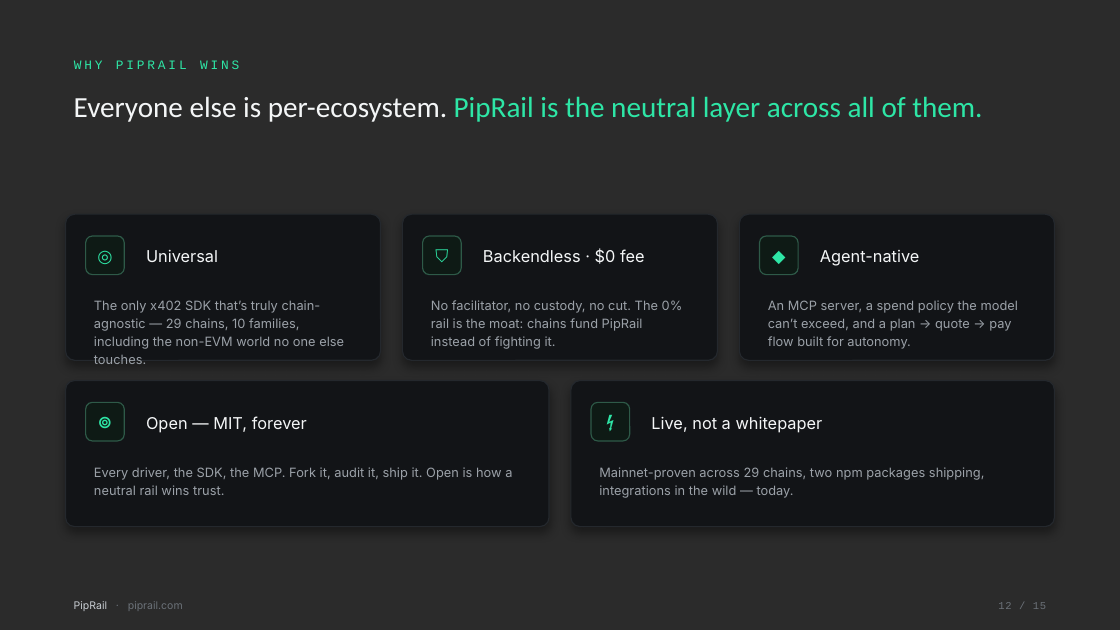
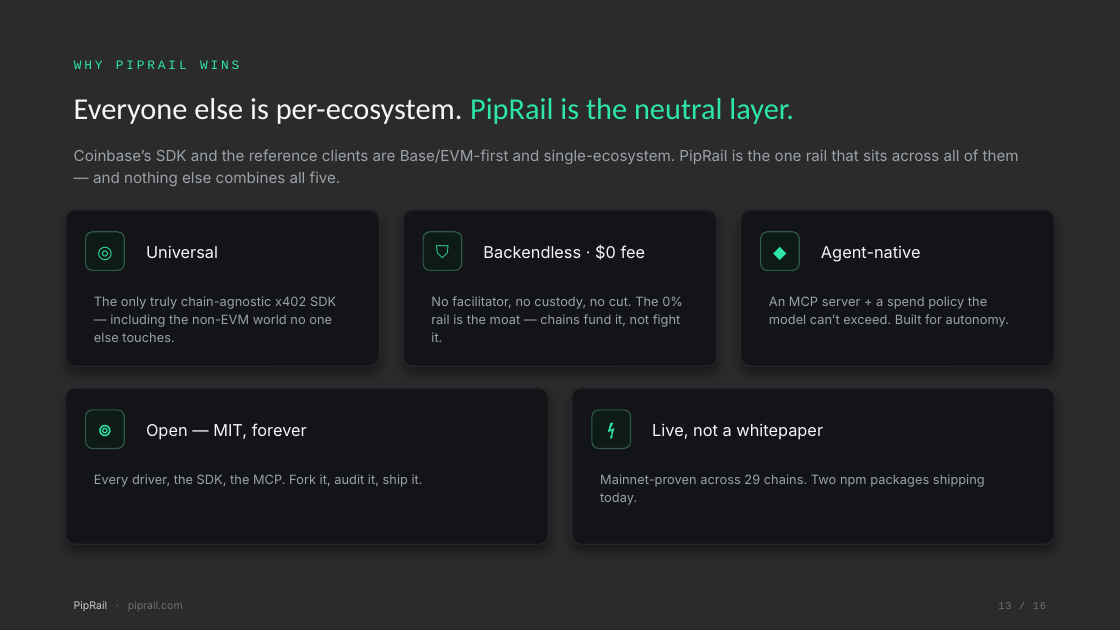
Before and after one commit to piprail/piprail, a slide deck: slide 13 of .claude/skills/branding/design/deck/PipRail-deck.pptx (slide 12 before the commit). Drawn at 1120x630 pixels with LibreOffice and Linux fonts; fonts in the diff are those of the drawing; background and template pictures are left out; a plain dark background stands for a picture behind light text. Boxes give left, top, right and bottom in pixels: in the first picture for what was removed or moved away, otherwise in the second. Text is boxed around its words. In the diff, an @@ line names an element or a change of style, - is before the commit and + after.

```diff
--- a/.claude/skills/branding/design/deck/PipRail-deck.pptx
+++ b/.claude/skills/branding/design/deck/PipRail-deck.pptx
@@ text at [74, 98, 794, 124]: text changed; size 25 to 26 pt; text colour #2EE6A6 to #F4F6F7 @@
-Everyone else is per-ecosystem. PipRail is the neutral layer across all of them.
+Everyone else is per-ecosystem. PipRail is the neutral layer.
@@ text added at [74, 149, 1019, 186], 13 pt, text #9BA1A8 @@
+Coinbase’s SDK and the reference clients are Base/EVM-first and single-ecosystem. PipRail is the one rail that sits across all of them — and nothing else combines all five.
@@ rounded rectangle: place and size @@
-rounded rectangle at [66, 214, 381, 360]
+rounded rectangle at [66, 210, 380, 366]
@@ rounded rectangle: place and size @@
-rounded rectangle at [402, 214, 718, 360]
+rounded rectangle at [403, 210, 718, 366]
@@ rounded rectangle: place and size @@
-rounded rectangle at [739, 214, 1054, 360]
+rounded rectangle at [741, 210, 1055, 366]
@@ 6 texts, 3 rounded rectangles: place and size @@
-6 texts, 3 rounded rectangles at [86, 236, 920, 275]
+6 texts, 3 rounded rectangles at [86, 232, 921, 271]
@@ text at [94, 296, 336, 342]: text changed @@
-The only x402 SDK that’s truly chain-agnostic — 29 chains, 10 families, including the non-EVM world no one else touches.
+The only truly chain-agnostic x402 SDK — including the non-EVM world no one else touches.
@@ text at [431, 296, 683, 342]: text changed @@
-No facilitator, no custody, no cut. The 0% rail is the moat: chains fund PipRail instead of fighting it.
+No facilitator, no custody, no cut. The 0% rail is the moat — chains fund it, not fight it.
@@ text at [769, 296, 1009, 327]: text changed @@
-An MCP server, a spend policy the model can’t exceed, and a plan → quote → pay flow built for autonomy.
+An MCP server + a spend policy the model can’t exceed. Built for autonomy.
@@ proportions changed in 5 elements at [66, 210, 380, 366], [403, 210, 718, 366], [741, 210, 1055, 366], [572, 388, 1055, 544], [66, 388, 549, 544] @@
@@ rounded rectangle: place and size @@
-rounded rectangle at [66, 381, 549, 527]
+rounded rectangle at [66, 388, 549, 544]
@@ rounded rectangle: place and size @@
-rounded rectangle at [571, 381, 1055, 527]
+rounded rectangle at [572, 388, 1055, 544]
@@ 4 texts, 2 rounded rectangles: place and size @@
-4 texts, 2 rounded rectangles at [86, 402, 823, 441]
+4 texts, 2 rounded rectangles at [86, 410, 823, 449]
@@ text at [94, 474, 423, 487]: text changed @@
-Every driver, the SDK, the MCP. Fork it, audit it, ship it. Open is how a neutral rail wins trust.
+Every driver, the SDK, the MCP. Fork it, audit it, ship it.
@@ text at [600, 474, 985, 505]: text changed @@
-Mainnet-proven across 29 chains, two npm packages shipping, integrations in the wild — today.
+Mainnet-proven across 29 chains. Two npm packages shipping today.
```
Also in this commit, not shown: 14 other slides changed, 1 slide added, 53 other files.
